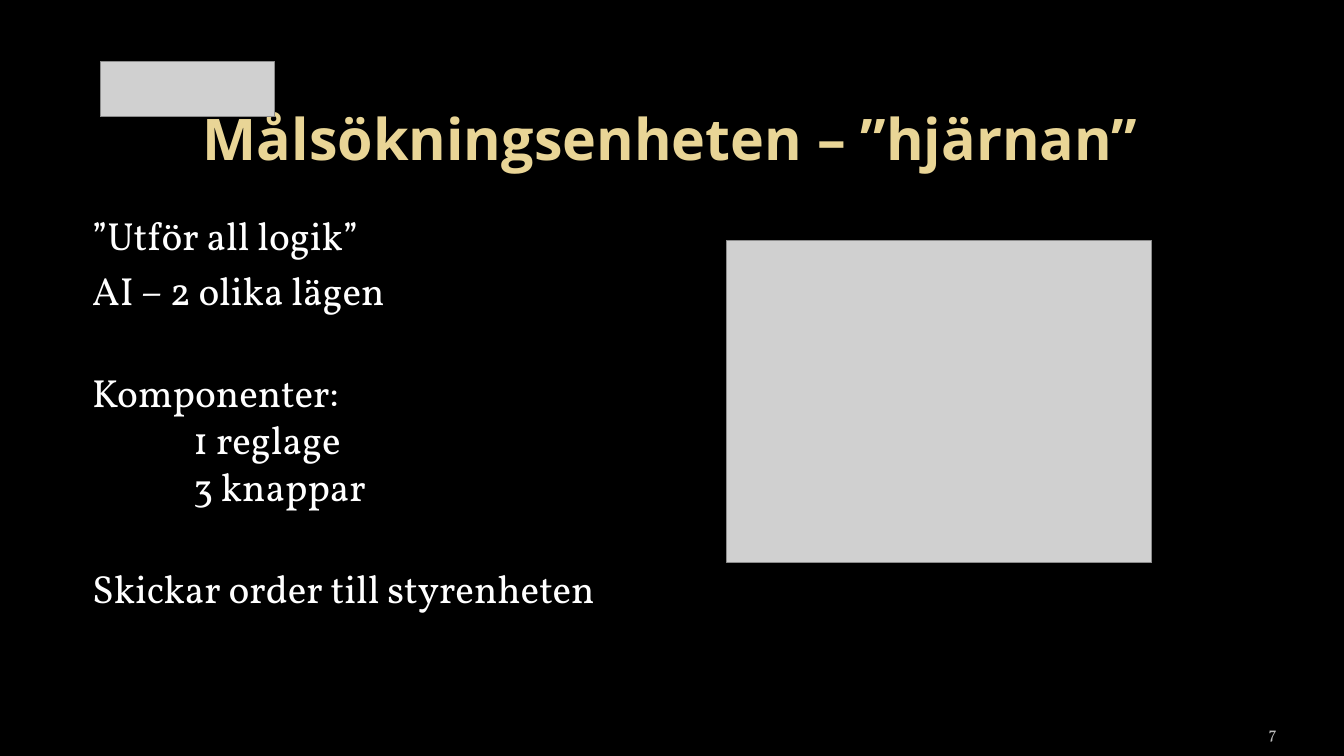
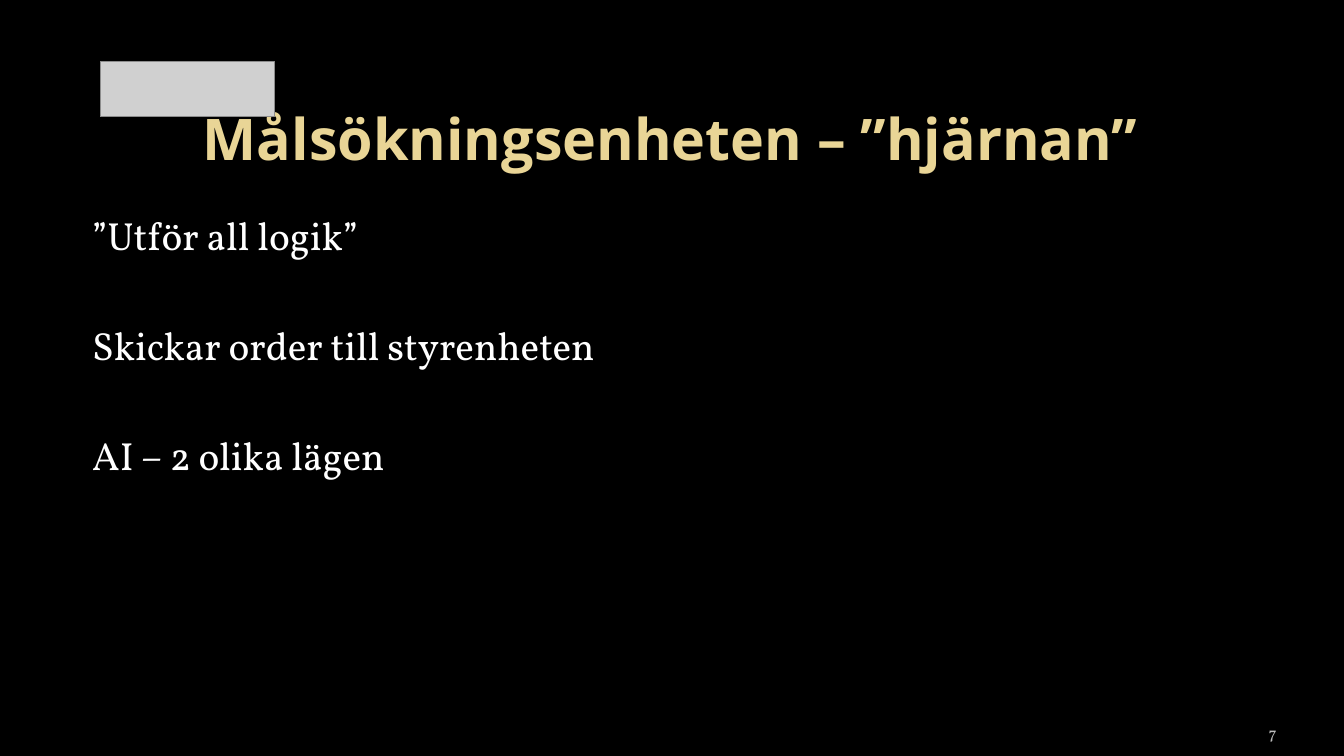
Before and after one commit to towni0/TSEA29---MrRobot, a slide deck: slide 7 of docs/TSEA29 - presentation v.01.pptx. Drawn at 1344x756 pixels with LibreOffice and Linux fonts; fonts in the diff are those of the drawing; grey boxes stand for pictures; background and template pictures are left out. Boxes give left, top, right and bottom in pixels: in the first picture for what was removed or moved away, otherwise in the second. Text is boxed around its words. In the diff, an @@ line names an element or a change of style, - is before the commit and + after.

```diff
--- a/docs/TSEA29 - presentation v.01.pptx
+++ b/docs/TSEA29 - presentation v.01.pptx
@@ picture removed at box(727, 240, 1152, 563) @@
@@ text at box(92, 332, 594, 370): paragraph added @@
+Skickar order till styrenheten
@@ text at box(92, 380, 594, 613): paragraphs removed @@
-Komponenter:
-1 reglage
-3 knappar
-Skickar order till styrenheten
```
Also in this commit, not shown: 6 other slides changed.
